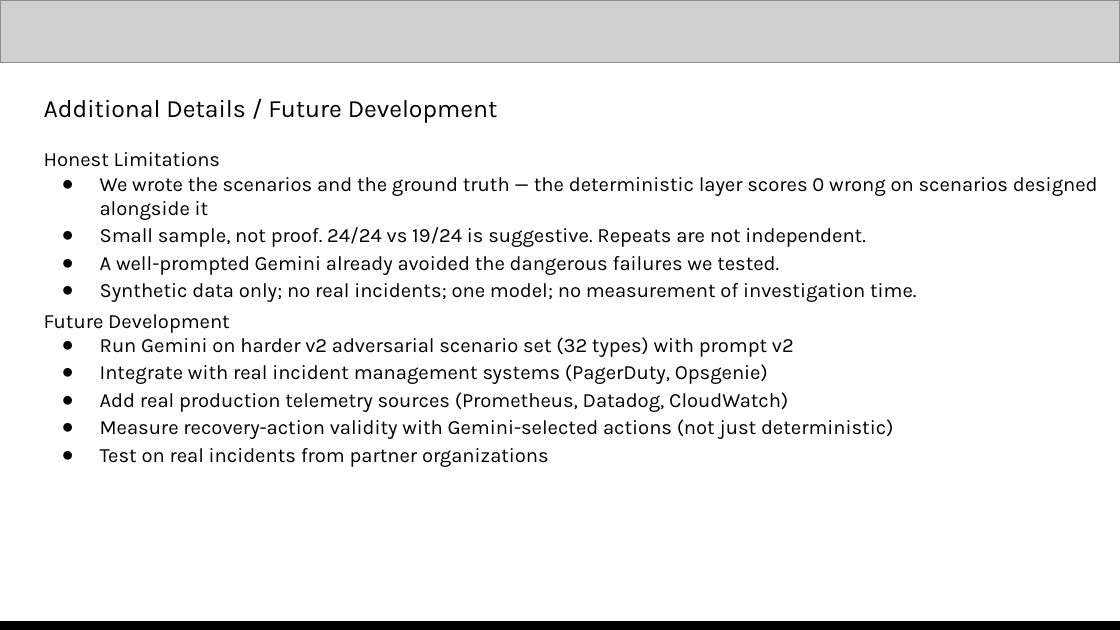
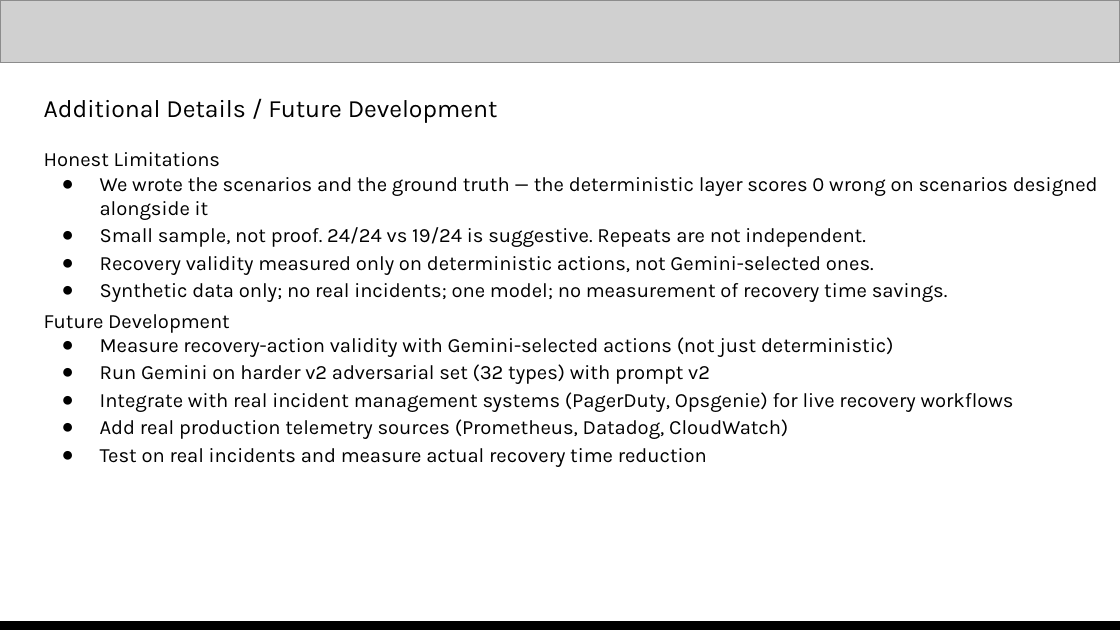
Before and after one commit to Akshada-Porje/MetisRealityGraph, a slide deck: slide 13 of MetisRealityGraph.pptx. Drawn at 1120x630 pixels with LibreOffice and Linux fonts; fonts in the diff are those of the drawing; grey boxes stand for pictures. Boxes give left, top, right and bottom in pixels: in the first picture for what was removed or moved away, otherwise in the second. Text is boxed around its words. In the diff, an @@ line names an element or a change of style, - is before the commit and + after.

```diff
--- a/MetisRealityGraph.pptx
+++ b/MetisRealityGraph.pptx
@@ text at (x1=100, y1=256, x2=948, y2=302): text changed @@
-● A well-prompted Gemini already avoided the dangerous failures we tested.
-● Synthetic data only; no real incidents; one model; no measurement of investigation time.
+● Recovery validity measured only on deterministic actions, not Gemini-selected ones.
+● Synthetic data only; no real incidents; one model; no measurement of recovery time savings.
@@ text at (x1=100, y1=337, x2=1014, y2=412): text changed @@
-● Run Gemini on harder v2 adversarial scenario set (32 types) with prompt v2
-● Integrate with real incident management systems (PagerDuty, Opsgenie)
+● Measure recovery-action validity with Gemini-selected actions (not just deterministic)
+● Run Gemini on harder v2 adversarial set (32 types) with prompt v2
+● Integrate with real incident management systems (PagerDuty, Opsgenie) for live recovery workflows
@@ text at (x1=100, y1=448, x2=707, y2=467): text changed @@
-● Measure recovery-action validity with Gemini-selected actions (not just deterministic)
-● Test on real incidents from partner organizations
+● Test on real incidents and measure actual recovery time reduction
```
Also in this commit, not shown: 11 other slides changed.
